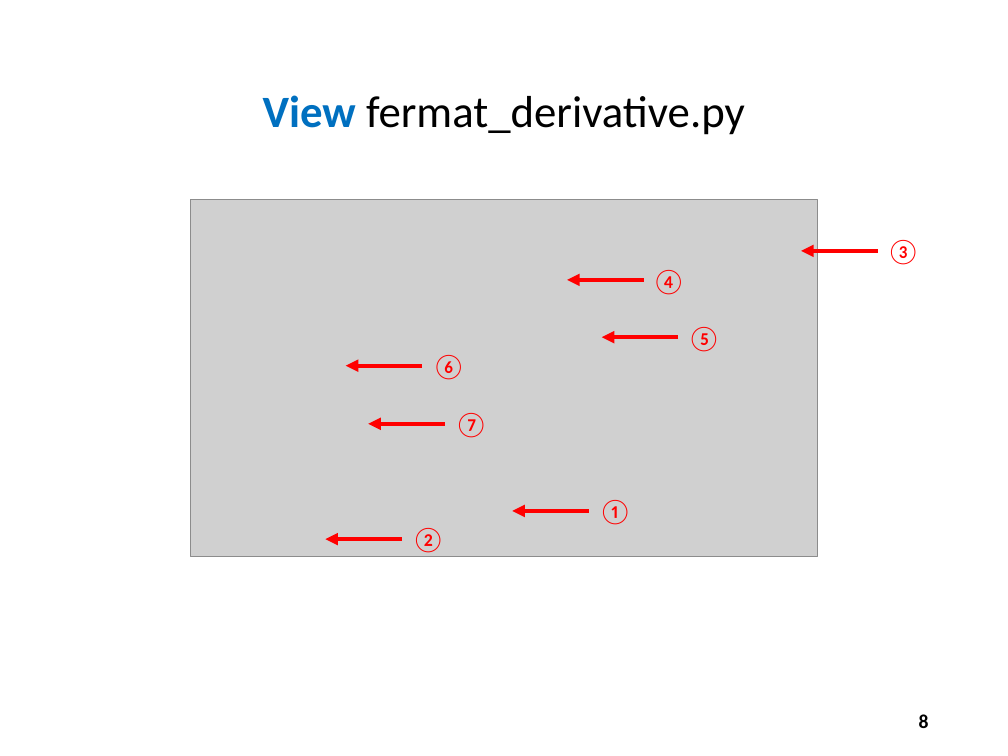
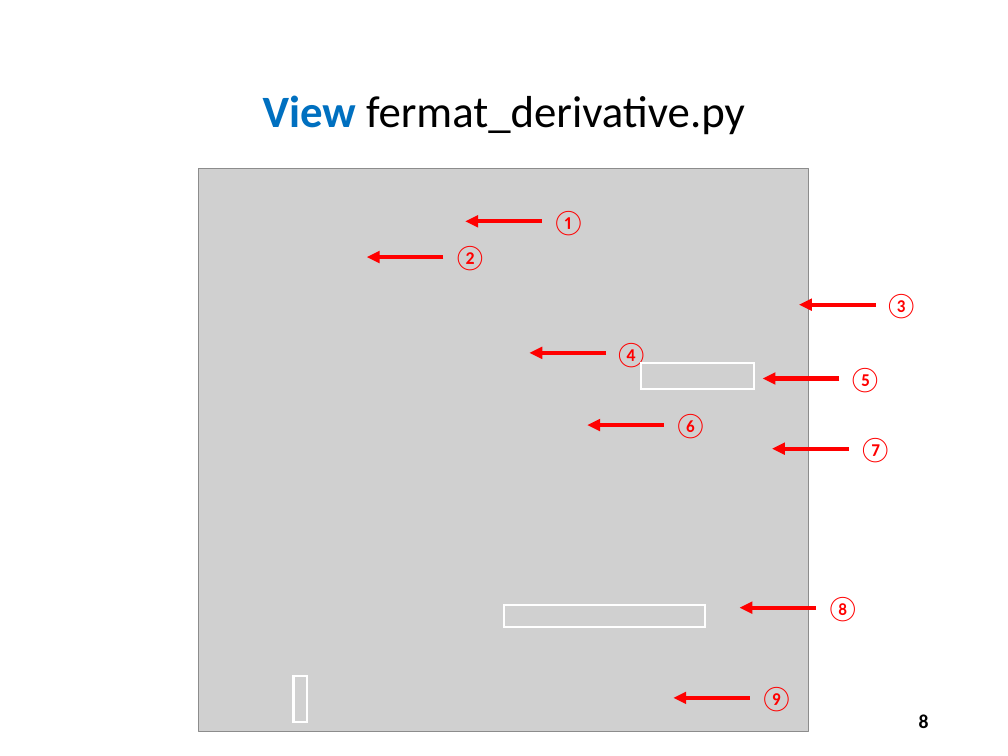
Before and after one commit to noahchampagne/QIS101, a slide deck: slide 8 of slides/Session 10 - Numerical Analysis/Session 10 - Numerical Analysis.pptx. Drawn at 1008x756 pixels with LibreOffice and Linux fonts; fonts in the diff are those of the drawing; grey boxes stand for pictures. Boxes give left, top, right and bottom in pixels: in the first picture for what was removed or moved away, otherwise in the second. Text is boxed around its words. In the diff, an @@ line names an element or a change of style, - is before the commit and + after.

```diff
--- a/slides/Session 10 - Numerical Analysis/Session 10 - Numerical Analysis.pptx
+++ b/slides/Session 10 - Numerical Analysis/Session 10 - Numerical Analysis.pptx
@@ picture: place and size @@
-picture at <box>191,200,818,556</box>
+picture at <box>199,168,808,731</box>
@@ text "①": place and size @@
-text "①" at <box>599,500,632,525</box>
+text "①" at <box>552,211,585,236</box>
@@ text "②": place and size @@
-text "②" at <box>412,528,445,553</box>
+text "②" at <box>453,246,486,271</box>
@@ arrow moved from (643, 280) - (568, 280) to (542, 222) - (466, 222) @@
@@ arrow moved from (422, 366) - (346, 366) to (444, 257) - (367, 257) @@
@@ text "③": place and size @@
-text "③" at <box>887,240,920,265</box>
+text "③" at <box>885,294,918,319</box>
@@ arrow moved from (878, 251) - (801, 251) to (876, 304) - (799, 304) @@
@@ arrow moved from (678, 338) - (602, 338) to (606, 353) - (529, 353) @@
@@ text "④": place and size @@
-text "④" at <box>652,270,685,295</box>
+text "④" at <box>615,343,648,370</box>
@@ text "⑤": place and size @@
-text "⑤" at <box>687,327,720,352</box>
+text "⑤" at <box>848,368,881,393</box>
@@ rectangle added at <box>641,363,755,388</box>, outline #FFFFFF 1.5 pt @@
@@ arrow moved from (402, 539) - (326, 539) to (840, 379) - (763, 379) @@
@@ text "⑥": place and size @@
-text "⑥" at <box>432,355,465,380</box>
+text "⑥" at <box>674,414,707,439</box>
@@ arrow moved from (589, 511) - (512, 511) to (664, 425) - (588, 425) @@
@@ arrow moved from (445, 423) - (368, 423) to (849, 449) - (772, 449) @@
@@ text "⑦": place and size @@
-text "⑦" at <box>455,413,488,438</box>
+text "⑦" at <box>859,438,892,463</box>
@@ text added at <box>826,597,859,622</box>, 18 pt, text #FF0000 @@
+⑧
@@ rectangle added at <box>504,605,706,627</box>, outline #FFFFFF 1.5 pt @@
@@ arrow added from (816, 608) to (740, 608), #FF0000 3 pt @@
@@ rectangle added at <box>293,675,306,722</box>, outline #FFFFFF 1.5 pt @@
@@ text added at <box>760,687,793,712</box>, 18 pt, text #FF0000 @@
+⑨
@@ arrow added from (750, 698) to (673, 698), #FF0000 3 pt @@
```
Also in this commit, not shown: 11 other slides changed, 2 slides removed.
